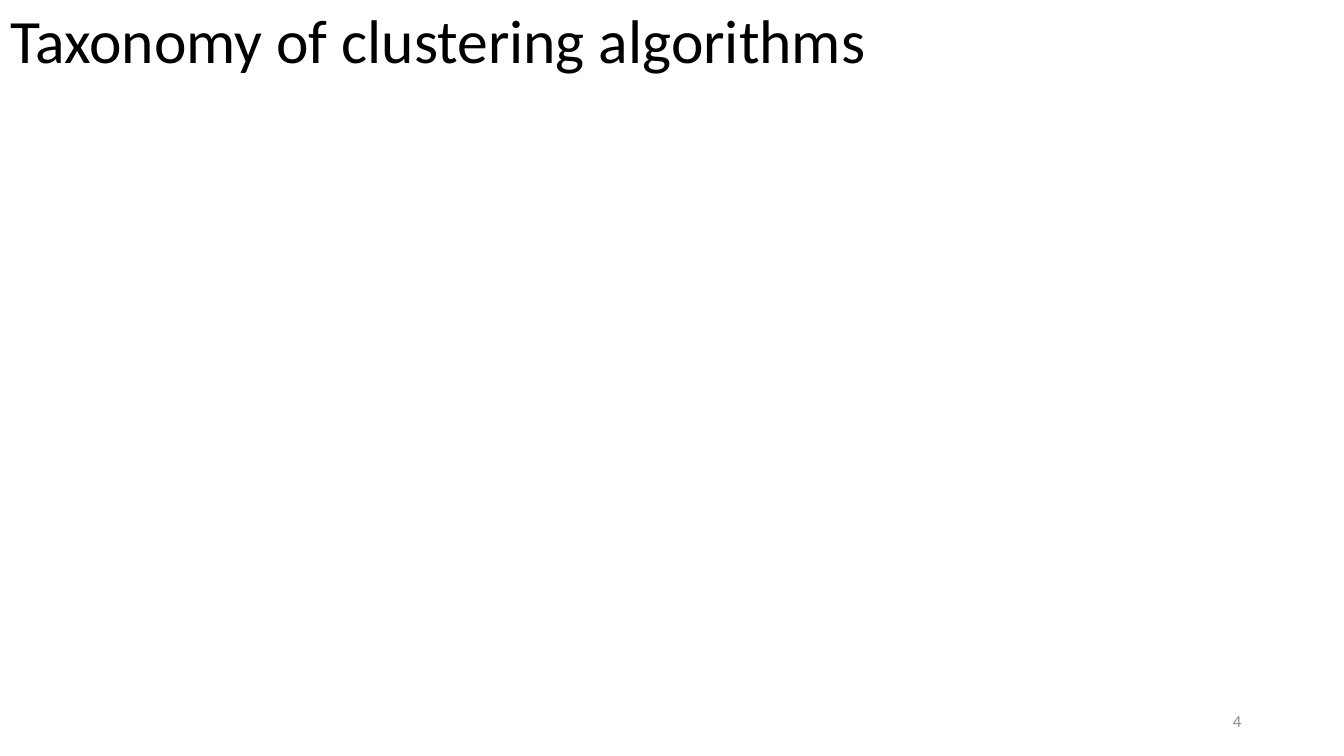
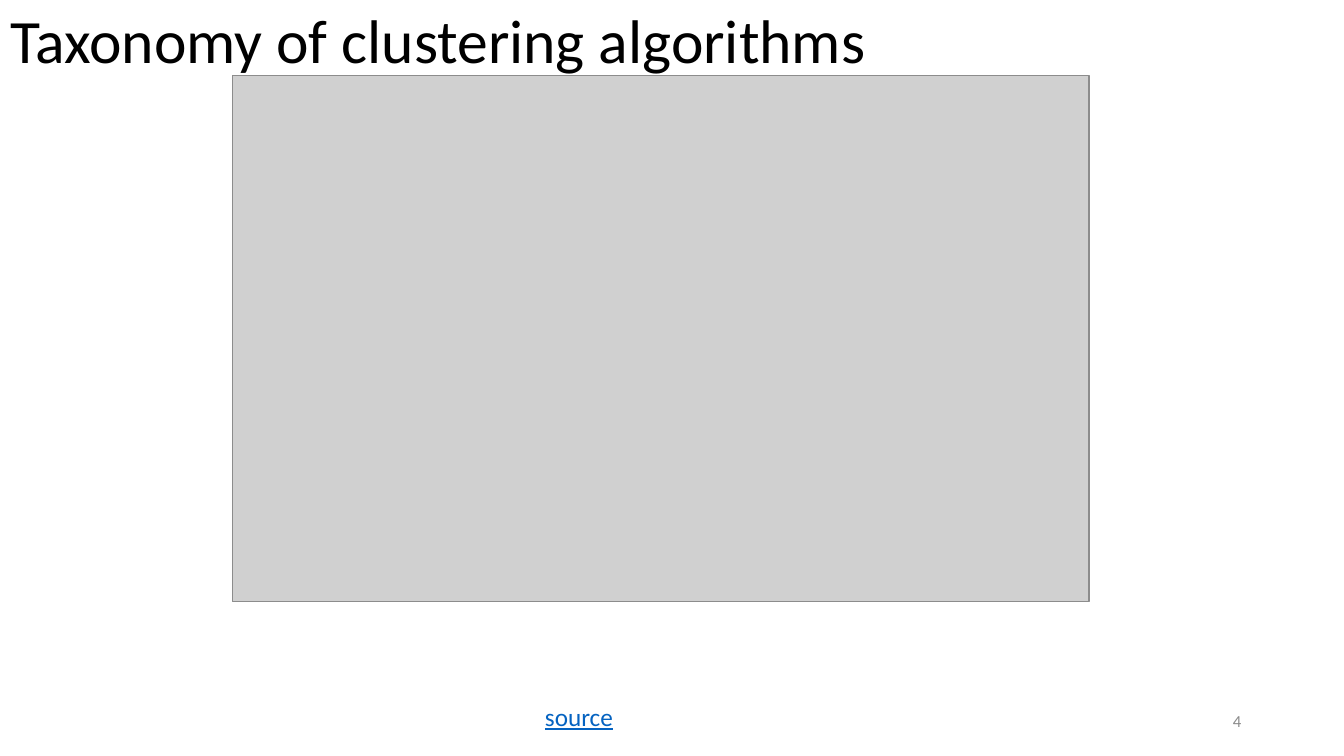
Before and after one commit to omroot/d2l_pytorch, a slide deck: slide 4 of mylearnings/mylecturenotes/ML4AM_Ch4_OptimalClustering.pptx. Drawn at 1344x756 pixels with LibreOffice and Linux fonts; fonts in the diff are those of the drawing; grey boxes stand for pictures. Boxes give left, top, right and bottom in pixels: in the first picture for what was removed or moved away, otherwise in the second. Text is boxed around its words. In the diff, an @@ line names an element or a change of style, - is before the commit and + after.

```diff
--- a/mylearnings/mylecturenotes/ML4AM_Ch4_OptimalClustering.pptx
+++ b/mylearnings/mylecturenotes/ML4AM_Ch4_OptimalClustering.pptx
@@ picture added at bbox=[232, 75, 1089, 602] @@
@@ text added at bbox=[545, 713, 613, 730], 18 pt, text #0563C1, underline @@
+source
```
Also in this commit, not shown: 2 other slides changed, 1 slide added, 1 slide removed, 1 other file.
